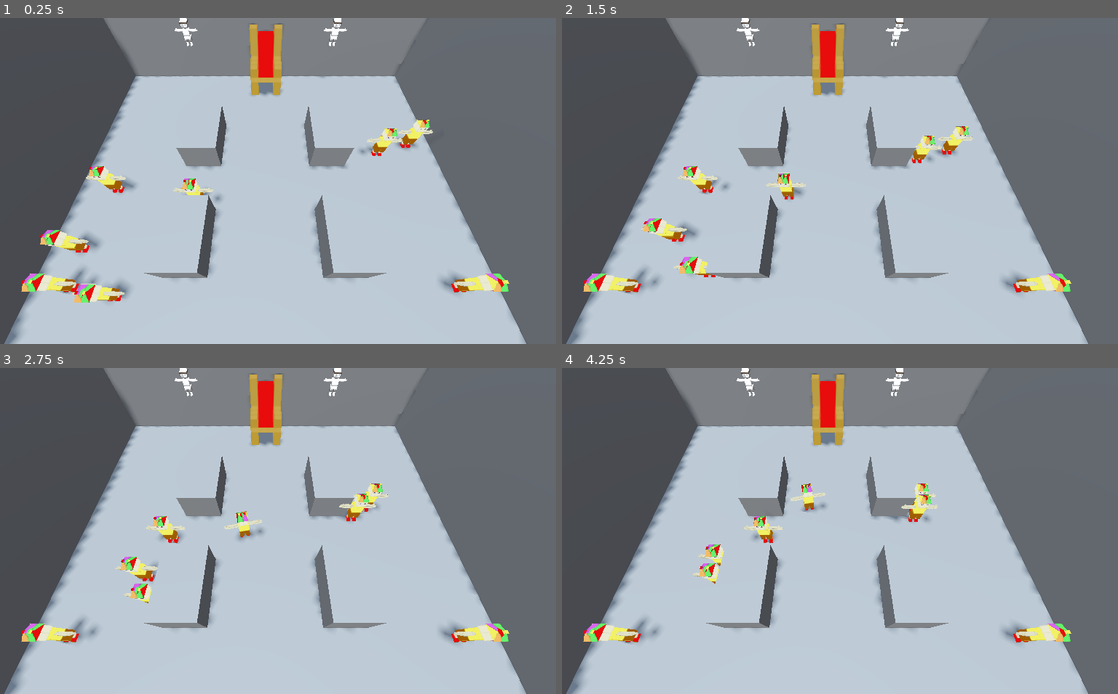
Above: before the commit, frames 1-4 (two rows, left to right).
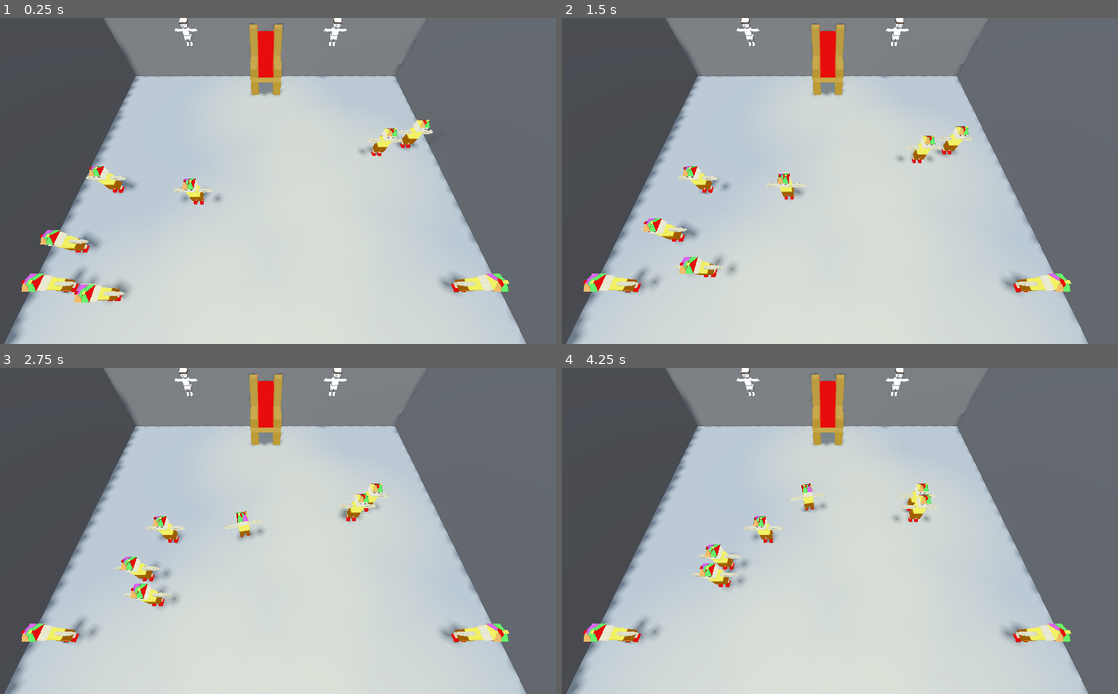
Above: after the commit, the same moments.

Repository: RobertMcGregorIsCool/courtOfClowns
Game: Godot game, scene res://Levels/court01.tscn
Two runs of this game, one before a commit and one after it. Both use one fixed random seed, a clock stepped at 60 frames per second and the inputs below. The project has no main scene, so this scene is started directly.
Inputs:
- Up to frame 1 (0.25 s): no input
- Up to frame 2 (1.5 s): no input
- Up to frame 3 (2.75 s): no input
- Up to frame 4 (4.25 s): no input

The runs differ from the first frame. In frame 1, 13% of the frame differs, in the area x 25-80%, y 27-100%; in frame 2, 13%; in frame 3, 13%; in frame 4, 13%.

Commit message:
court lighting added

Diff:
--- a/Levels/court01.tscn
+++ b/Levels/court01.tscn
@@ -191,6 +191,71 @@
 [node name="WorldEnvironment" type="WorldEnvironment" parent="Lighting"]
 environment = SubResource("Environment_6d57t")
 
+[node name="aine-lighting" type="Node3D" parent="Lighting"]
+
+[node name="SpotLight3D" type="SpotLight3D" parent="Lighting/aine-lighting"]
+transform = Transform3D(1, 0, 0, 0, -0.0372193, 0.999307, 0, -0.999307, -0.0372193, 1.90735e-06, 10.1573, -5.67902)
+light_color = Color(0.811765, 0.764706, 0.109804, 1)
+light_energy = 1.808
+spot_range = 30.5037
+spot_angle = 25.7196
+
+[node name="SpotLight3D2" type="SpotLight3D" parent="Lighting/aine-lighting"]
+transform = Transform3D(1, 0, 0, 0, -0.0372193, 0.999307, 0, -0.999307, -0.0372193, -3.85318, 10.1573, -1.65671)
+light_color = Color(0.811765, 0.764706, 0.109804, 1)
+light_energy = 1.808
+spot_range = 30.5037
+spot_angle = 25.7196
+
+[node name="SpotLight3D3" type="SpotLight3D" parent="Lighting/aine-lighting"]
+transform = Transform3D(1, 0, 0, 0, -0.0372193, 0.999307, 0, -0.999307, -0.0372193, 4.02334, 10.1573, -1.65671)
+light_color = Color(0.811765, 0.764706, 0.109804, 1)
+light_energy = 1.808
+spot_range = 30.5037
+spot_angle = 25.7196
+
+[node name="SpotLight3D4" type="SpotLight3D" parent="Lighting/aine-lighting"]
+transform = Transform3D(1, 0, 0, 0, -0.0372193, 0.999307, 0, -0.999307, -0.0372193, 4.05561, 10.1573, 5.34086)
+light_color = Color(0.811765, 0.764706, 0.109804, 1)
+light_energy = 1.808
+spot_range = 30.5037
+spot_angle = 25.7196
+
+[node name="SpotLight3D5" type="SpotLight3D" parent="Lighting/aine-lighting"]
+transform = Transform3D(1, 0, 0, 0, -0.0372193, 0.999307, 0, -0.999307, -0.0372193, -3.9533, 10.1573, 5.33885)
+light_color = Color(0.811765, 0.764706, 0.109804, 1)
+light_energy = 1.808
+spot_range = 30.5037
+spot_angle = 25.7196
+
+[node name="SpotLight3D6" type="SpotLight3D" parent="Lighting/aine-lighting"]
+transform = Transform3D(1, 0, 0, 0, -0.0372193, 0.999307, 0, -0.999307, -0.0372193, -3.79229, 10.1573, 11.2451)
+light_color = Color(0.811765, 0.764706, 0.109804, 1)
+light_energy = 1.808
+spot_range = 30.5037
+spot_angle = 25.7196
+
+[node name="SpotLight3D7" type="SpotLight3D" parent="Lighting/aine-lighting"]
+transform = Transform3D(1, 0, 0, 0, -0.0372193, 0.999307, 0, -0.999307, -0.0372193, 3.97731, 10.1573, 11.2451)
+light_color = Color(0.811765, 0.764706, 0.109804, 1)
+light_energy = 1.808
+spot_range = 30.5037
+spot_angle = 25.7196
+
+[node name="SpotLight3D8" type="SpotLight3D" parent="Lighting/aine-lighting"]
+transform = Transform3D(1, 0, 0, 0, -0.0372193, 0.999307, 0, -0.999307, -0.0372193, 0.0617414, 10.1573, 1.57781)
+light_color = Color(0.811765, 0.764706, 0.109804, 1)
+light_energy = 1.808
+spot_range = 30.5037
+spot_angle = 25.7196
+
+[node name="SpotLight3D9" type="SpotLight3D" parent="Lighting/aine-lighting"]
+transform = Transform3D(1, 0, 0, 0, -0.0372193, 0.999307, 0, -0.999307, -0.0372193, 0.0617414, 10.1573, 8.27081)
+light_color = Color(0.811765, 0.764706, 0.109804, 1)
+light_energy = 1.808
+spot_range = 30.5037
+spot_angle = 25.7196
+
 [node name="Kids2" type="Node3D" parent="."]
 
 [node name="Child01" parent="Kids2" instance=ExtResource("8_4wd0m")]
Not shown, added: 3D Models/UV_maps/backStand-colour_map.png.import
Not shown, added: 3D Models/UV_maps/backStandUVmap.png.import
Not shown, added: 3D Models/UV_maps/floor-colour_map.png.import
Not shown, added: 3D Models/UV_maps/floorUVmap.png.import
Not shown, added: 3D Models/UV_maps/stand-colour_map.png.import
Not shown, added: 3D Models/UV_maps/standUVmap.png.import
Not shown, added: 3D Models/court_environment.glb.import
Binary file added: 3D Models/court_environment_backStand-colour_map.png
Not shown, added: 3D Models/court_environment_backStand-colour_map.png.import
Binary file added: 3D Models/court_environment_floor-colour_map.png
Not shown, added: 3D Models/court_environment_floor-colour_map.png.import
Binary file added: 3D Models/court_environment_stand-colour_map.png
(and 4 more such lines)
